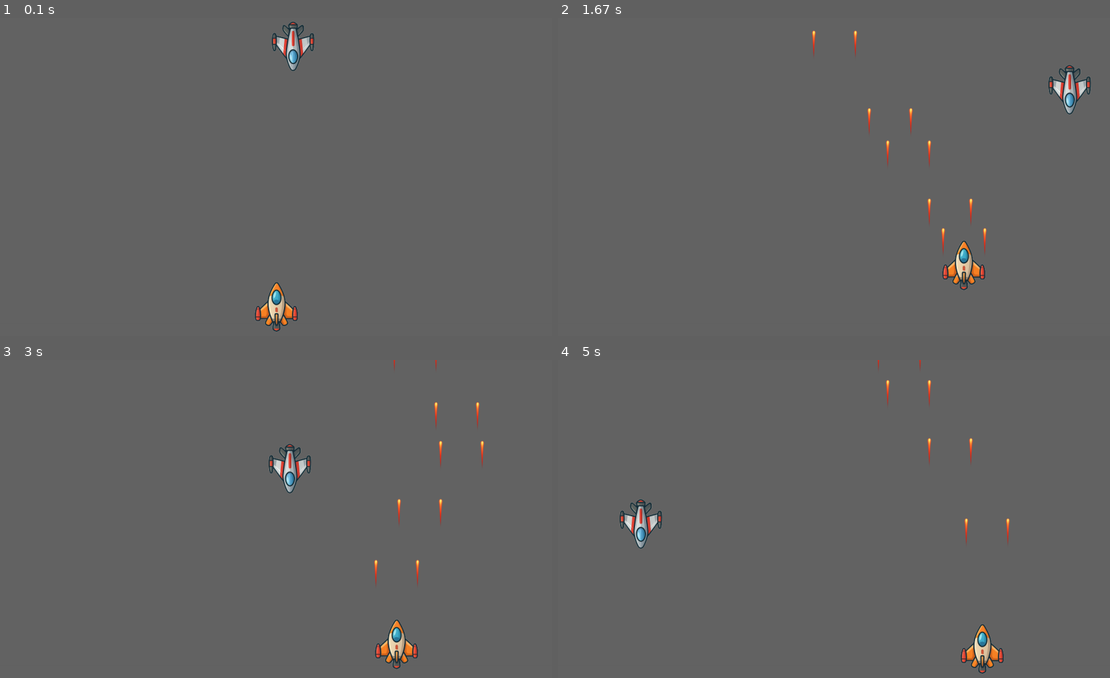
Above: before the commit, frames 1-4 (two rows, left to right).
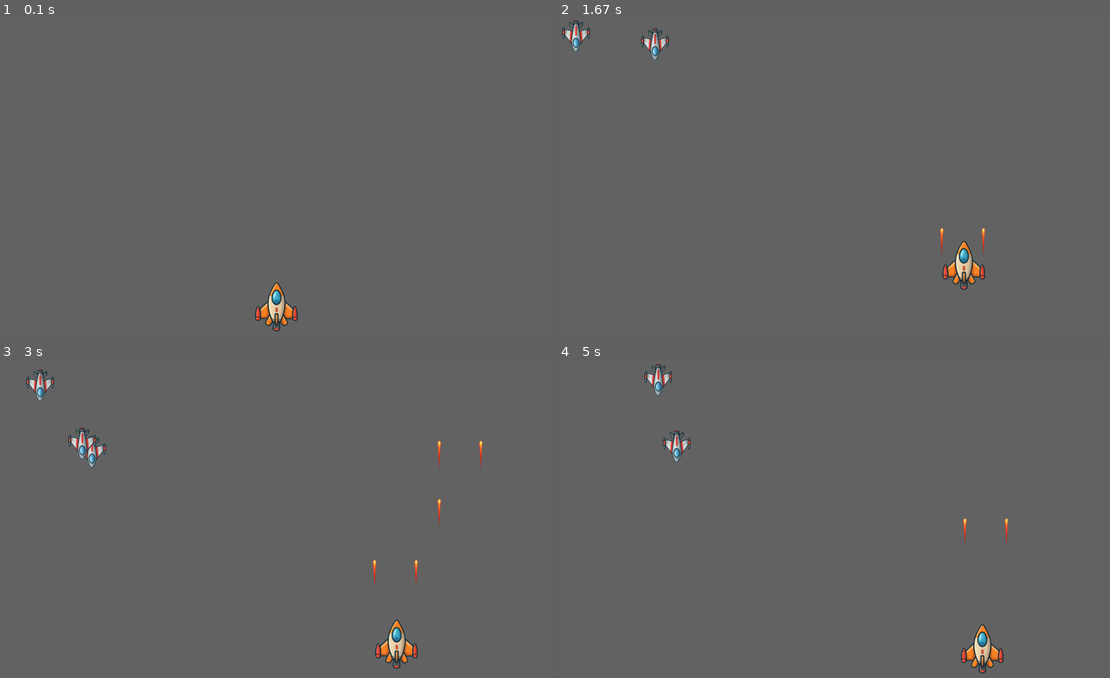
Above: after the commit, the same moments.

Repository: JamceChen/pygame10926323
Game: pygame game, started from code/main.py
The game is run twice, just before and just after one commit, with the same random seed, the same clock (stepped at 60 frames per second) and the same inputs.
Inputs:
- Up to frame 1 (0.1 s): no input
- Up to frame 2 (1.67 s): hold Space 0.33-0.8 s; hold D 0.33-0.8 s; hold D 0.83-1.3 s; tap Space at 0.9, 1.2, 1.4 s; hold W 1.33-1.63 s
- Up to frame 3 (3 s): hold D 1.67-2.13 s; tap Space at 1.73, 2.03, 2.23, 2.53, 2.8 s; hold A 2.17-2.7 s; hold S from 2.73 s (still down)
- Up to frame 4 (5 s): release S at 3.03 s; hold A 3.07-3.47 s; tap Space at 3.13, 3.43, 3.57, 3.97, 4.27, 4.63 s; hold W 3.5-3.87 s; hold D 3.9-4.53 s; hold S 4.57-4.93 s; hold A from 4.97 s (still down)

The runs differ from the first frame. In frame 1, 0.6% of the frame differs, in the area x 49-57%, y 1-17%; in frame 2, 1.4%; in frame 3, 1.6%, in the area x 4-88%, y 0-71%; in frame 4, 1.3%.

Commit message:
增設上沒加的

Diff:
--- a/code/enemy.py
+++ b/code/enemy.py
@@ -7,7 +7,7 @@
 
 class Enemy(GameObject):
     # 建構式， playground為必要參數
-    def __init__(self, playground, xy=None, sensitivity=1, scale_factor=0.3):
+    def __init__(self, playground, xy=None, sensitivity=1, scale_factor=0.2):
         GameObject.__init__(self, playground)
         self._moveScale = 0.5 * sensitivity
         __parent_path = Path(__file__).parents[1]
@@ -25,12 +25,13 @@
 
         if xy is None:
             self._x = (self._playground[0] - self._image.get_rect().w) / 2  # 水平置中
-            self._y = -self._image.get_rect().h  # 在畫面上方之外
+            self._y = -self._image.get_rect().h - 10 # 在畫面上方之外
         else:
             self._x = xy[0]
             self._y = xy[1]
 
-        self._vx = 3  # 水平速度，每次 update 移動 3 像素
+        self._vx = 1  # 水平速度，每次 update 移動 3 像素
+        self._vy = 1  # 垂直速度，每次 update 向下移動 1 像素
 
         # 更新中心點及碰撞半徑
         self._center = (self._x + self._image.get_rect().w/2, self._y + self._image.get_rect().h/2)
@@ -52,7 +53,7 @@
     def update(self):
         GameObject.update(self)
         # 自己往下移動
-        self._y += 0.5
+        self._y += self._vy
 
         # 左右自動移動
         self._x += self._vx
@@ -65,18 +66,51 @@
             self._x = self._objectBound[1]  # 修正位置，避免卡在邊界外
             self._vx = -self._vx  # 水平反彈
 
+        # 如果敵人超出下邊界，設為不可用
+        if self._y > self._objectBound[3]:
+            self.availble = False
+
         # 更新中心點
         self._center = (self._x + self._image.get_rect().w / 2, self._y + self._image.get_rect().h / 2)
 
-    def collision_detect(self, enemies):
-        for m in enemies:
-            # 避免與自己碰撞檢測
-            if m is self:
-                continue
+    def collision_detect(self, other_object):
+        """檢測與其他物件的碰撞"""
+        if not self.availble or not other_object.availble:
+            return False
 
-            if self._collided_(m):
-                self._hp -= 10
-                self._collided = True
-                m._hp = -1  # 修正：使用底線前綴
-                m._collided = True  # 修正：使用底線前綴
-                m.availble = False
+        dx = self._center[0] - other_object._center[0]
+        dy = self._center[1] - other_object._center[1]
+        distance = math.sqrt(dx*dx + dy*dy)
+
+        if distance < (self._radius + other_object._radius):
+            self._collided = True
+            return True
+        return False
+
+    def take_damage(self, damage=10):
+        """受到傷害，減少生命值"""
+        self._hp -= damage
+        if self._hp <= 0:
+            self.availble = False
+        return self._hp <= 0  # 回傳是否已經死亡
+
+    # 以下是獲取屬性的方法，讓外部可以安全訪問私有屬性
+    @property
+    def x(self):
+        return self._x
+
+    @property
+    def y(self):
+        return self._y
+
+    @property
+    def center(self):
+        return self._center
+
+    @property
+    def radius(self):
+        return self._radius
+
+    @property
+    def hp(self):
+        return self._hp
--- a/code/gameobject.py
+++ b/code/gameobject.py
@@ -14,7 +14,7 @@
         self._x = 0 #貼圖位置
         self._y = 0
         self._moveScale = 1 #移動計量值
-        self._hp = 1
+        self._hp = 10
         self._image = None
         self._availble = True #有效物件
         self._center = None
@@ -61,8 +61,8 @@
         self._changeY = 0
 
     def update(self):
-        self.x += self._changeX
-        self.y += self._changeY
+        self._x += self._changeX
+        self._y += self._changeY
 
         if self._x > self._objectBound[1]:
             self._x = self._objectBound[1]
--- a/code/main.py
+++ b/code/main.py
@@ -3,10 +3,12 @@
 import resources #資源呼叫(圖片、音效)
 from pathlib import Path
 import math
+import random
 from gameobject import GameObject
 from player import Player
 from mymissile import MyMissile
 from enemy import Enemy
+
 
 #初始化pygame 系統
 pygame.init()
@@ -17,7 +19,7 @@
 
 clock = pygame.time.Clock()
 player = Player(playground=playground, sensitivity=config.movingScale)
-enemy = Enemy(playground=playground, sensitivity=config.movingScale)
+
 #tilte
 pygame.display.set_caption(config.window_title)
 
@@ -34,10 +36,18 @@
 
 #建立物件串列
 Missiles = []
-enemys = []
+enemies = []
 
 #建立事件編號
 launchMissile = pygame.USEREVENT + 1
+spawnEnemy = pygame.USEREVENT + 100  # 新增敵人生成事件
+
+# 設定敵人產生計時器，每1.5秒產生一個敵人
+pygame.time.set_timer(spawnEnemy, 150)
+
+# 分數
+score = 0
+font = pygame.font.SysFont(None, 36)
 
 #設定迴圈讓視窗保持更新
 while config.running:
@@ -52,6 +62,11 @@
             Missiles.append(MyMissile(xy=(m_x, m_y), playground=playground,sensitivity=config.movingScale))
             m_x = player._x + 40
             Missiles.append(MyMissile(xy=(m_x, m_y), playground=playground,sensitivity=config.movingScale))
+
+        if event.type == spawnEnemy:
+            # 產生敵人在隨機的x位置
+            enemy_x = random.randint(0, config.screenWidth - 50)  # 假設敵人寬度約50
+            enemies.append(Enemy(playground=playground, xy=(enemy_x, -50), sensitivity=config.movingScale))
 
         if event.type == pygame.KEYDOWN:
             if event.key == pygame.K_a:
@@ -74,8 +89,8 @@
                 m_x = player._x - 50
                 m_y = player._y
                 Missiles.append(MyMissile(xy = (m_x,m_y),playground=playground, sensitivity=config.movingScale))
-                m_x = player.x + 40
-                Missiles.append(MyMissile(playground, (m_x,m_y),config.movingScale)) #若未指定參數需按照宣告順序
+                m_x = player._x + 40  # 修正: player.x -> player._x
+                Missiles.append(MyMissile(playground=playground, xy=(m_x,m_y), sensitivity=config.movingScale))  # 修正參數順序和命名
                 pygame.time.set_timer(launchMissile,400) #之後每400ms發射一組
 
         if event.type == pygame.KEYUP:
@@ -96,25 +111,82 @@
             if event.key == pygame.K_SPACE:
                 pygame.time.set_timer(launchMissile, 0) #停止發射
 
+    # 更新玩家
+    player.update()
+
+    # 更新並檢查子彈邊界，移除超出邊界的子彈
+    available_missiles = []
+    for missile in Missiles:
+        missile.update()
+        if missile._availble:  # 檢查子彈是否仍然可用
+            available_missiles.append(missile)
+    Missiles = available_missiles
+
+    # 更新並檢查敵人
+    available_enemies = []
+    for enemy in enemies:
+        enemy.update()
+
+        # 檢查敵人是否碰到底部邊界
+        if enemy._y > config.screenHigh:
+            enemy.availble = False
+
+        # 檢查敵人與玩家碰撞
+        dx = enemy._center[0] - player._center[0]
+        dy = enemy._center[1] - player._center[1]
+        distance = math.sqrt(dx*dx + dy*dy)
+        if distance < (enemy._radius + player._radius):
+            enemy.availble = False
+            player._hp -= 1  # 玩家受傷
+            if player._hp <= 0:
+                gameover_path = Path(__file__).parents[1]/'assets'/'images'/'gameover.png'
+                over_image = pygame.image.load(gameover_path)
+                screen.blit(over_image, (0, 0))
+
+
+        # 檢查敵人與子彈碰撞
+        for missile in Missiles:
+            dx = enemy._center[0] - missile._center[0]
+            dy = enemy._center[1] - missile._center[1]
+            distance = math.sqrt(dx*dx + dy*dy)
+            if distance < (enemy._radius + missile._radius):
+                enemy.availble = False
+                missile._availble = False
+                score += 100  # 擊中敵人加分
+                break
+
+        if enemy.availble:  # 如果敵人仍然可用，保留在列表中
+            available_enemies.append(enemy)
+
+    enemies = available_enemies  # 更新敵人列表
+
+    # 繪製畫面
     screen.blit(background,(0,0))
-    Missiles = [item for item in Missiles if item._availble]
-    for m in Missiles:
-        m.update()
-        screen.blit(m._image,(m.x+3, m.y))
 
-    enemys= [item for item in enemys  if item._availble]
-    for m in enemys:
-        m.update()
-        screen.blit(m._image,(m.x+3, m.y))
-    enemy.update()
-    screen.blit(enemy._image, (enemy.x, enemy.y))
-    player.update()
-    screen.blit(player._image, (player.x, player.y))
-    #更新螢幕狀態
+    # 繪製分數
+    #score_text = font.render(f"Score: {score}", True, (255, 255, 255))
+    #screen.blit(score_text, (10, 10))
+
+    # 繪製玩家生命值
+    #hp_text = font.render(f"HP: {player._hp}", True, (255, 255, 255))
+    #screen.blit(hp_text, (10, 50))
+
+    # 繪製子彈
+    for missile in Missiles:
+        screen.blit(missile._image, (missile._x, missile._y))
+
+    # 繪製敵人
+    for enemy in enemies:
+        screen.blit(enemy._image, (enemy._x, enemy._y))
+
+    # 繪製玩家
+    screen.blit(player._image, (player._x, player._y))
+
+    # 更新螢幕狀態
     pygame.display.update()
 
-    #每秒更新fps次
+    # 每秒更新fps次
     dt = clock.tick(config.fps)
 
-#關閉視窗
+# 關閉視窗
 pygame.quit()
--- a/code/player.py
+++ b/code/player.py
@@ -15,7 +15,7 @@
         self._image = pygame.image.load(self.__player_path)
         self._center = self._x + self._image.get_rect().w/2, self._y + self._image.get_rect().h/2
         self._radius = 0.3 * math.hypot(self._image.get_rect().w, self._image.get_rect().h)
-
+        self._hp = 1
         original_width = self._image.get_rect().width
         original_height = self._image.get_rect().height
         new_width = int(original_width * scale_factor)
Binary file added: assets/images/gameover.png
